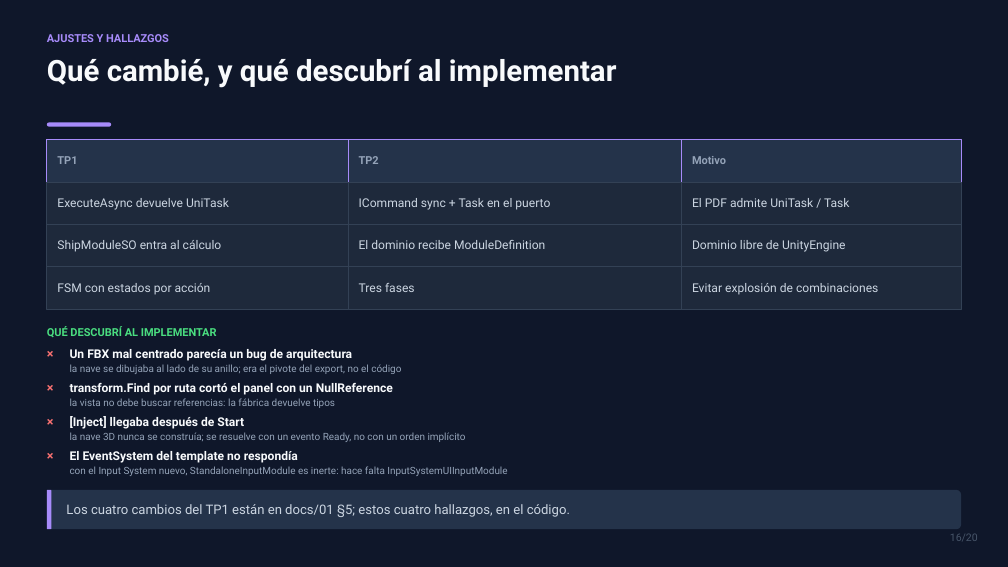
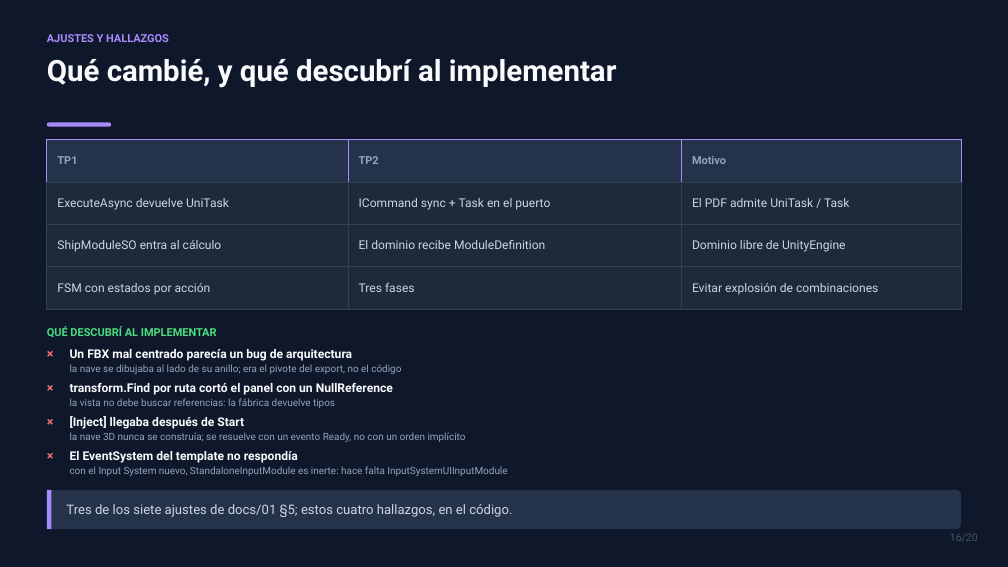
Before and after one commit to SenKetZu/HexPG, a slide deck: slide 16 of docs/presentacion/TP2-VoidHex-Tactics.pptx. Drawn at 1008x567 pixels with LibreOffice and Linux fonts; fonts in the diff are those of the drawing. Boxes give left, top, right and bottom in pixels: in the first picture for what was removed or moved away, otherwise in the second. Text is boxed around its words. In the diff, an @@ line names an element or a change of style, - is before the commit and + after.

```diff
--- a/docs/presentacion/TP2-VoidHex-Tactics.pptx
+++ b/docs/presentacion/TP2-VoidHex-Tactics.pptx
@@ text at (x1=66, y1=504, x2=512, y2=517): text changed @@
-Los cuatro cambios del TP1 están en docs/01 §5; estos cuatro hallazgos, en el código.
+Tres de los siete ajustes de docs/01 §5; estos cuatro hallazgos, en el código.
```
Also in this commit, not shown: 4 other slides changed, 5 other files.
